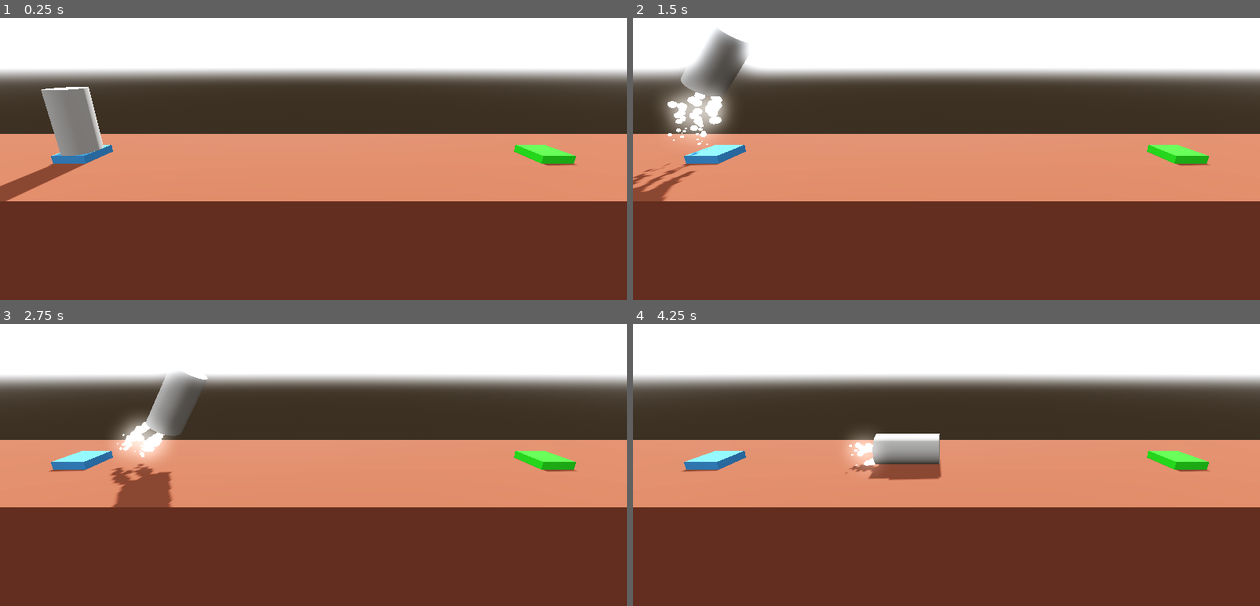
Above: before the commit, frames 1-4 (two rows, left to right).
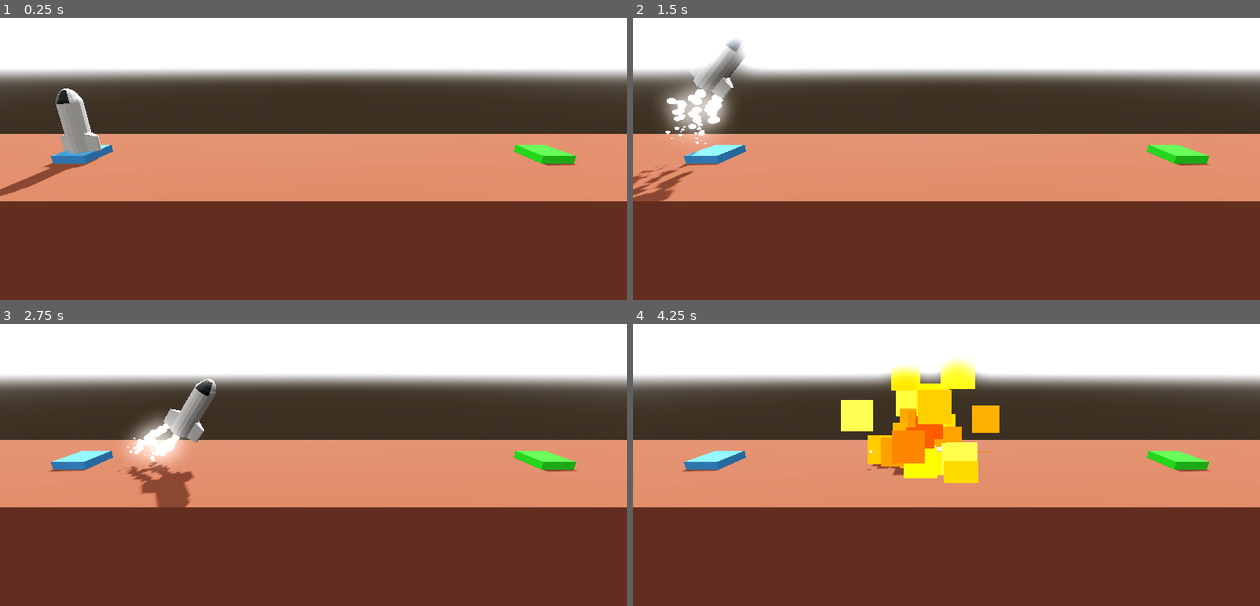
Above: after the commit, the same moments.

Repository: SpookyUboa/project-boost
Game: Godot game, scene res://Level/level.tscn
Same seed, same stepped clock (60 frames per second), same inputs: the game is played once before the commit and once after it.
Inputs:
- Up to frame 1 (0.25 s): no input
- Up to frame 2 (1.5 s): tap Enter at 0.5 s; hold Right (pb_rotate_right) 0.53-1.28 s; hold Space (pb_boost) 0.53-1.28 s; hold A (pb_rotate_left) from 1.28 s (still down); tap Space (pb_boost) at 1.35 s
- Up to frame 3 (2.75 s): release A (pb_rotate_left) at 2.03 s; hold Right (pb_rotate_right) from 2.03 s (still down); hold Space (pb_boost) from 2.03 s (still down)
- Up to frame 4 (4.25 s): release Space (pb_boost) at 2.78 s; tap Space (pb_boost) at 2.85 s; release Right (pb_rotate_right) at 3.53 s; hold A (pb_rotate_left) from 3.53 s (still down); hold Space (pb_boost) from 3.53 s (still down)

The runs differ from the first frame. In frame 1, 1.5% of the frame differs, in the area x 0-17%, y 24-65%; in frame 2, 1.9%; in frame 3, 4.0%; in frame 4, 6.7%, in the area x 33-59%, y 12-57%.

Commit message:
Particles and actual rocket

Diff:
--- a/Level/player.tscn
+++ b/Level/player.tscn
@@ -1,14 +1,16 @@
-[gd_scene load_steps=8 format=3 uid="uid://cttppjctry61y"]
+[gd_scene load_steps=10 format=3 uid="uid://cttppjctry61y"]
 
 [ext_resource type="Script" path="res://Script/Player.gd" id="1_et203"]
 [ext_resource type="AudioStream" uid="uid://cqd1ve6r7g320" path="res://Audio/SFX - Death Explosion.ogg" id="2_1qm4a"]
+[ext_resource type="PackedScene" uid="uid://bb1jpi8x8vp2r" path="res://Mesh/rocket.glb" id="2_dc16y"]
 [ext_resource type="PackedScene" uid="uid://ux6ivcx1ovdp" path="res://Particles/booster_particles.tscn" id="2_mqnr3"]
 [ext_resource type="AudioStream" uid="uid://gfpv0qcw8u4o" path="res://Audio/SFX - Success.ogg" id="3_o7kdb"]
 [ext_resource type="AudioStream" uid="uid://bssiqa4ndorqe" path="res://Audio/SFX - Main engine thrust.ogg" id="4_s38mv"]
-
-[sub_resource type="CylinderMesh" id="CylinderMesh_rx4gf"]
+[ext_resource type="PackedScene" uid="uid://dcecb8hw7dbrv" path="res://Particles/explosion_particles.tscn" id="6_0u6s4"]
+[ext_resource type="PackedScene" uid="uid://jfwajmrh6ca7" path="res://Particles/success_particles.tscn" id="7_68vu0"]
 
 [sub_resource type="CylinderShape3D" id="CylinderShape3D_mjjxh"]
+radius = 0.31298
 
 [node name="Player" type="RigidBody3D"]
 axis_lock_linear_z = true
@@ -18,6 +20,9 @@
 contact_monitor = true
 script = ExtResource("1_et203")
 
+[node name="rocket" parent="." instance=ExtResource("2_dc16y")]
+transform = Transform3D(-1, 0, -8.74228e-08, 0, 1, 0, 8.74228e-08, 0, -1, 0, -1, 0)
+
 [node name="BoosterParticles" parent="." instance=ExtResource("2_mqnr3")]
 transform = Transform3D(1, 0, 0, 0, 1, 0, 0, 0, 1, 0, -1, 0)
 
@@ -26,9 +31,6 @@
 
 [node name="BoosterParticlesRight" parent="." instance=ExtResource("2_mqnr3")]
 transform = Transform3D(0.906308, -0.422618, 0, 0.422618, 0.906308, 0, 0, 0, 1, 0.4, -1, 0)
-
-[node name="MeshInstance3D" type="MeshInstance3D" parent="."]
-mesh = SubResource("CylinderMesh_rx4gf")
 
 [node name="CollisionShape3D" type="CollisionShape3D" parent="."]
 shape = SubResource("CylinderShape3D_mjjxh")
@@ -42,4 +44,8 @@
 [node name="RocketAudio" type="AudioStreamPlayer3D" parent="."]
 stream = ExtResource("4_s38mv")
 
+[node name="ExplosionParticles" parent="." instance=ExtResource("6_0u6s4")]
+
+[node name="SuccessParticles" parent="." instance=ExtResource("7_68vu0")]
+
 [connection signal="body_entered" from="." to="." method="_on_body_entered"]
--- /dev/null
+++ b/Particles/explosion_particles.tscn
@@ -0,0 +1,59 @@
+[gd_scene load_steps=10 format=3 uid="uid://dcecb8hw7dbrv"]
+
+[sub_resource type="Gradient" id="Gradient_lkolc"]
+offsets = PackedFloat32Array(0.201923, 0.413462, 0.586538, 0.740385, 0.903846)
+colors = PackedColorArray(1, 1, 1, 1, 1, 1, 0, 1, 1, 0.294118, 0, 1, 0.776471, 0, 0, 1, 0, 0, 0, 1)
+
+[sub_resource type="GradientTexture1D" id="GradientTexture1D_u3rij"]
+gradient = SubResource("Gradient_lkolc")
+
+[sub_resource type="Curve" id="Curve_cv3ok"]
+max_value = 100.0
+_data = [Vector2(0, 1), 0.0, 146.581, 0, 0, Vector2(1, 100), 413.249, 0.0, 0, 0]
+point_count = 2
+
+[sub_resource type="CurveTexture" id="CurveTexture_mygan"]
+curve = SubResource("Curve_cv3ok")
+
+[sub_resource type="Curve" id="Curve_qubh3"]
+_data = [Vector2(0, 0.530249), 0.0, 2.25724, 0, 0, Vector2(1, 0), -2.97204, 0.0, 0, 0]
+point_count = 2
+
+[sub_resource type="CurveTexture" id="CurveTexture_5bhb0"]
+curve = SubResource("Curve_qubh3")
+
+[sub_resource type="ParticleProcessMaterial" id="ParticleProcessMaterial_1onfr"]
+direction = Vector3(0, 1, 0)
+spread = 180.0
+gravity = Vector3(0, 0, 0)
+initial_velocity_min = 6.0
+initial_velocity_max = 16.0
+damping_max = 3.0
+damping_curve = SubResource("CurveTexture_mygan")
+scale_curve = SubResource("CurveTexture_5bhb0")
+color_ramp = SubResource("GradientTexture1D_u3rij")
+turbulence_enabled = true
+turbulence_noise_scale = 1.0
+turbulence_noise_speed_random = 4.0
+
+[sub_resource type="StandardMaterial3D" id="StandardMaterial3D_5wvwh"]
+shading_mode = 0
+vertex_color_use_as_albedo = true
+disable_receive_shadows = true
+billboard_mode = 3
+billboard_keep_scale = true
+particles_anim_h_frames = 1
+particles_anim_v_frames = 1
+particles_anim_loop = false
+
+[sub_resource type="QuadMesh" id="QuadMesh_gb05o"]
+material = SubResource("StandardMaterial3D_5wvwh")
+
+[node name="ExplosionParticles" type="GPUParticles3D"]
+cast_shadow = 0
+emitting = false
+amount = 64
+one_shot = true
+explosiveness = 0.75
+process_material = SubResource("ParticleProcessMaterial_1onfr")
+draw_pass_1 = SubResource("QuadMesh_gb05o")
--- /dev/null
+++ b/Particles/success_particles.tscn
@@ -0,0 +1,53 @@
+[gd_scene load_steps=8 format=3 uid="uid://jfwajmrh6ca7"]
+
+[sub_resource type="StandardMaterial3D" id="StandardMaterial3D_5wvwh"]
+shading_mode = 0
+vertex_color_use_as_albedo = true
+disable_receive_shadows = true
+billboard_mode = 3
+billboard_keep_scale = true
+particles_anim_h_frames = 1
+particles_anim_v_frames = 1
+particles_anim_loop = false
+
+[sub_resource type="Curve" id="Curve_qubh3"]
+_data = [Vector2(0, 0.530249), 0.0, 2.25724, 0, 0, Vector2(1, 0), -2.97204, 0.0, 0, 0]
+point_count = 2
+
+[sub_resource type="CurveTexture" id="CurveTexture_oh0x3"]
+curve = SubResource("Curve_qubh3")
+
+[sub_resource type="Curve" id="Curve_uupei"]
+_data = [Vector2(0, 0.5), 0.0, 2.46667, 0, 1, Vector2(0.202703, 1), 0.0, 0.0, 0, 0, Vector2(0.371622, 0.00355875), 0.0, 0.0, 0, 0, Vector2(0.554054, 1), 0.0, 0.0, 0, 0, Vector2(0.777027, 0), 0.0, 0.0, 0, 0, Vector2(0.885135, 1), 0.0, 0.0, 0, 0, Vector2(1, 0.5), -4.35294, 0.0, 1, 0]
+point_count = 7
+
+[sub_resource type="CurveTexture" id="CurveTexture_68duu"]
+curve = SubResource("Curve_uupei")
+
+[sub_resource type="ParticleProcessMaterial" id="ParticleProcessMaterial_2ssod"]
+direction = Vector3(0, 1, 0)
+spread = 180.0
+gravity = Vector3(0, 0, 0)
+initial_velocity_min = 3.0
+initial_velocity_max = 12.0
+damping_min = 2.0
+damping_max = 4.0
+scale_curve = SubResource("CurveTexture_oh0x3")
+hue_variation_min = -1.0
+hue_variation_max = 1.0
+turbulence_enabled = true
+turbulence_noise_scale = 4.0
+turbulence_influence_max = 0.3
+turbulence_influence_over_life = SubResource("CurveTexture_68duu")
+
+[sub_resource type="SphereMesh" id="SphereMesh_lkpya"]
+
+[node name="SuccessParticles" type="GPUParticles3D"]
+material_override = SubResource("StandardMaterial3D_5wvwh")
+cast_shadow = 0
+emitting = false
+amount = 48
+one_shot = true
+explosiveness = 0.5
+process_material = SubResource("ParticleProcessMaterial_2ssod")
+draw_pass_1 = SubResource("SphereMesh_lkpya")
--- a/Script/Player.gd
+++ b/Script/Player.gd
@@ -16,6 +16,8 @@
 @onready var booster_particles: GPUParticles3D = $BoosterParticles
 @onready var booster_particles_left: GPUParticles3D = $BoosterParticlesLeft
 @onready var booster_particles_right: GPUParticles3D = $BoosterParticlesRight
+@onready var success_particles: GPUParticles3D = $SuccessParticles
+@onready var explosion_particles: GPUParticles3D = $ExplosionParticles
 
 
 func _process(delta: float) -> void:
@@ -52,6 +54,7 @@
 func crash_sequence() -> void:
 	print("Absolutely smacked")
 	explosion_audio.play()
+	explosion_particles.emitting = true
 	set_process(false)
 	tween = create_tween()
 	tween.tween_interval(2.0)
@@ -60,6 +63,7 @@
 func complete_level(next_level : String) -> void:
 	print("Landed safely!!")
 	victory_audio.play()
+	success_particles.emitting = true
 	tween = create_tween()
 	tween.tween_interval(2.0)
 	tween.tween_callback(
Binary file added: Mesh/rocket.glb
Not shown, added: Mesh/rocket.glb.import
Not shown, added: Mesh/rocket.blend
Not shown, added: Mesh/rocket.blend1
